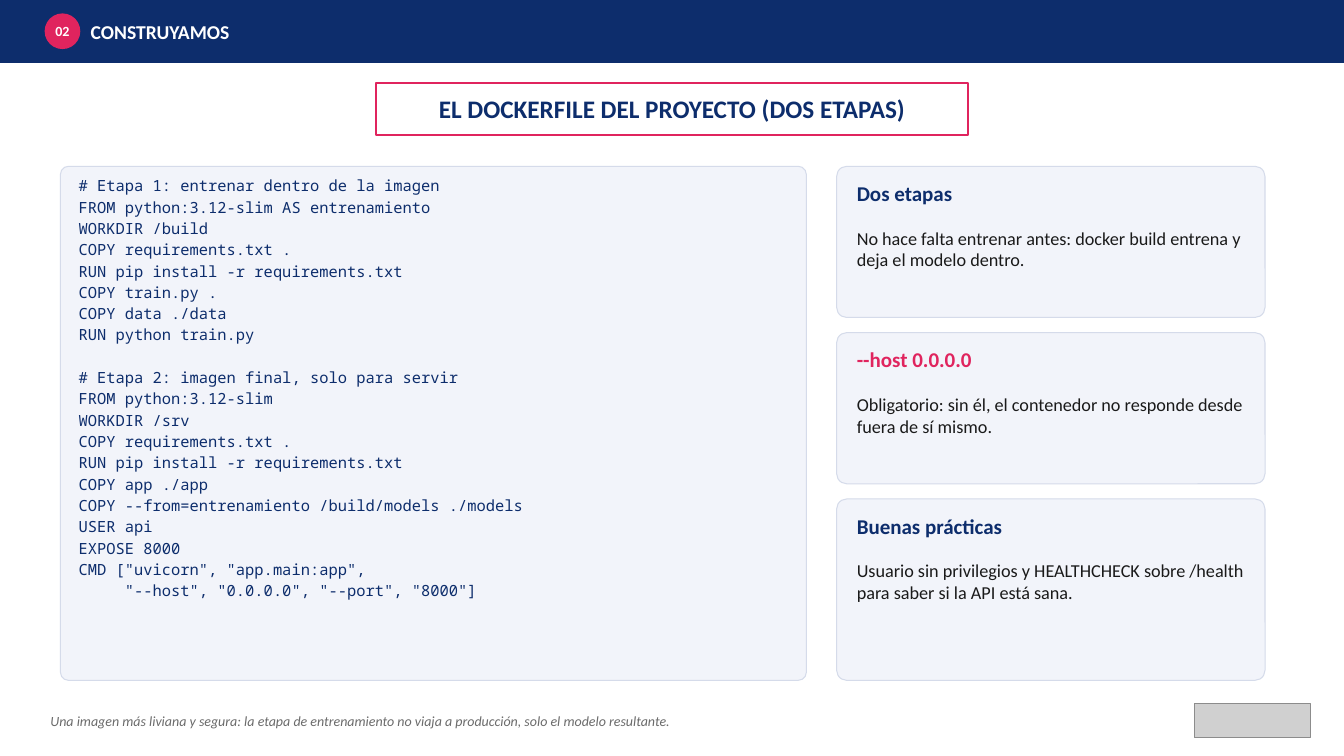
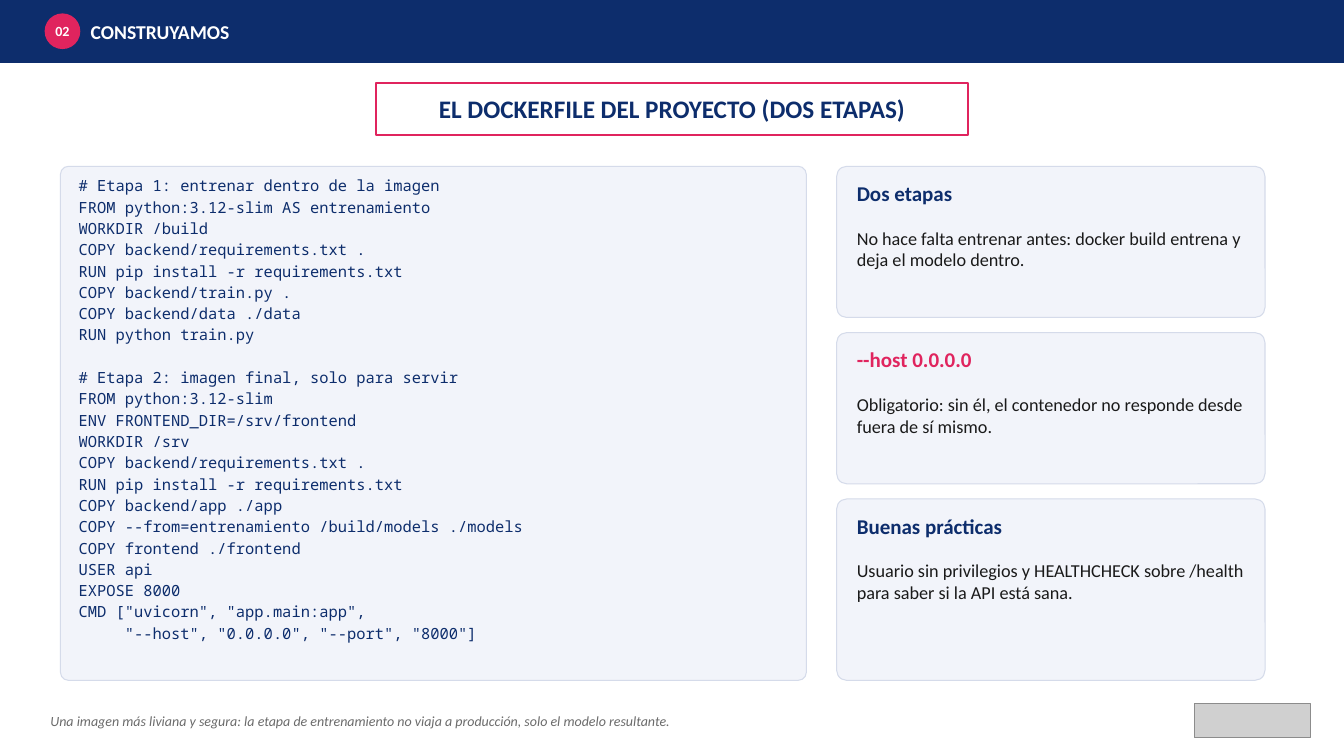
Before and after one commit to jeanpier22/Diseno-de-Soluciones-de-Inteligencia-Artificial, a slide deck: slide 12 of Sesion6_Del_Modelo_a_la_API.pptx. Drawn at 1344x756 pixels with LibreOffice and Linux fonts; fonts in the diff are those of the drawing; grey boxes stand for pictures. Boxes give left, top, right and bottom in pixels: in the first picture for what was removed or moved away, otherwise in the second. Text is boxed around its words. In the diff, an @@ line names an element or a change of style, - is before the commit and + after.

```diff
--- a/Sesion6_Del_Modelo_a_la_API.pptx
+++ b/Sesion6_Del_Modelo_a_la_API.pptx
@@ text at <box>79,243,347,259</box>: text changed @@
-COPY requirements.txt .
+COPY backend/requirements.txt .
@@ text at <box>79,286,301,319</box>: text changed @@
-COPY train.py .
-COPY data ./data
+COPY backend/train.py .
+COPY backend/data ./data
@@ text at <box>79,414,357,429</box>: paragraph added @@
+ENV FRONTEND_DIR=/srv/frontend
@@ text at <box>79,456,347,472</box>: text changed @@
-COPY requirements.txt .
+COPY backend/requirements.txt .
@@ text at <box>79,499,282,515</box>: text changed @@
-COPY app ./app
+COPY backend/app ./app
@@ text at <box>79,542,301,554</box>: paragraph added @@
+COPY frontend ./frontend
```
Also in this commit, not shown: 5 other slides changed, 4 other files.
